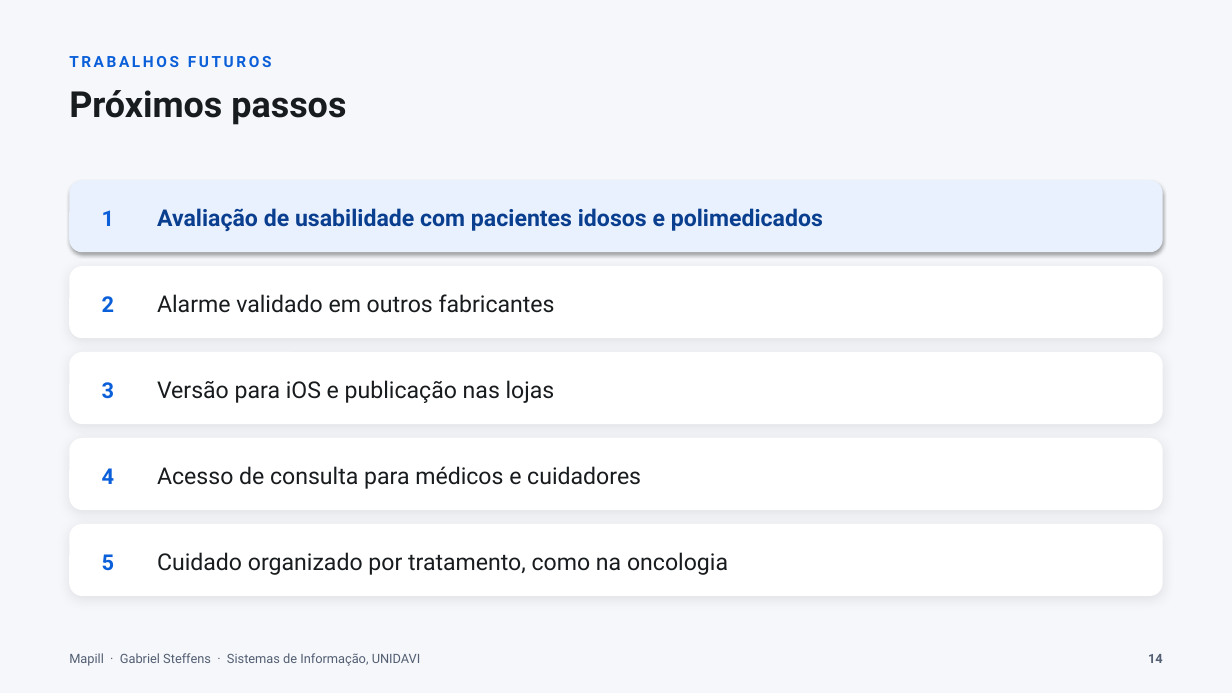
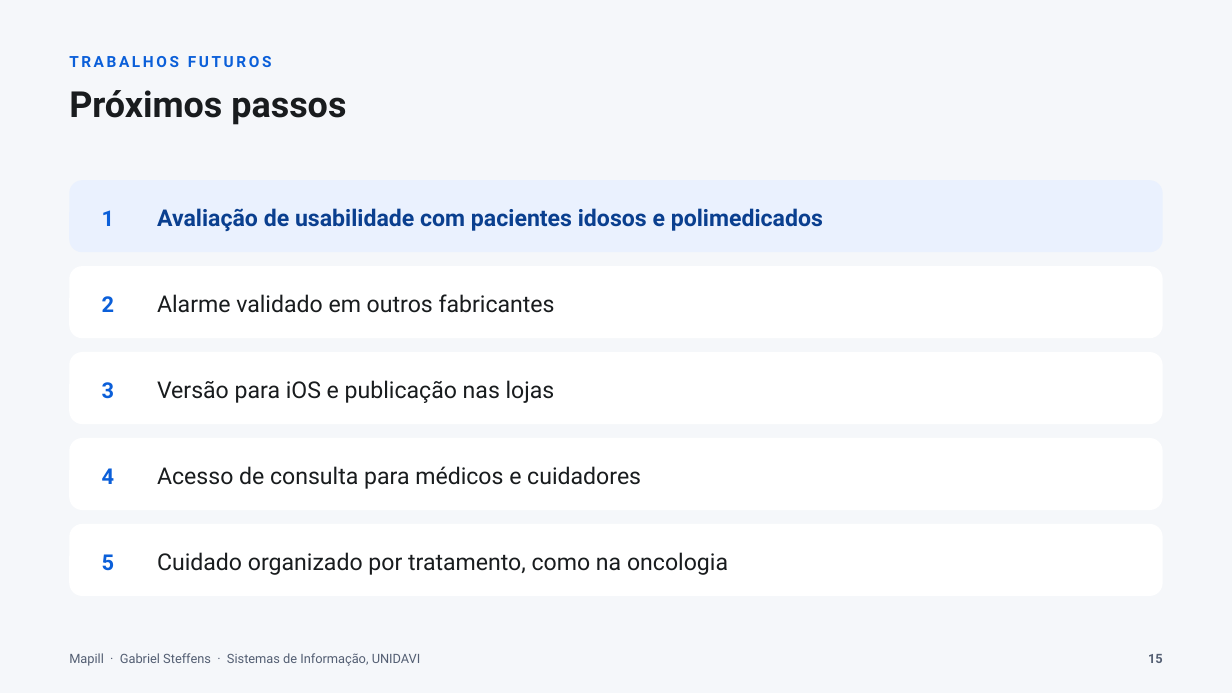
Before and after one commit to gabste8831/Mapill-Health-App, a slide deck: slide 15 of docs/tcc/apresentacao-mapill.pptx (slide 14 before the commit). Drawn at 1232x693 pixels with LibreOffice and Linux fonts; fonts in the diff are those of the drawing. Boxes give left, top, right and bottom in pixels: in the first picture for what was removed or moved away, otherwise in the second. Text is boxed around its words. In the diff, an @@ line names an element or a change of style, - is before the commit and + after.

```diff
--- a/docs/tcc/apresentacao-mapill.pptx
+++ b/docs/tcc/apresentacao-mapill.pptx
@@ shadow off in 5 elements at (69,180,1163,252), (69,266,1163,338), (69,352,1163,424), (69,438,1163,510), (69,524,1163,596) @@
@@ text at (1148,654,1163,663): text changed @@
-14
+15
```
Also in this commit, not shown: 15 other slides changed, 1 slide added, 2 other files.
